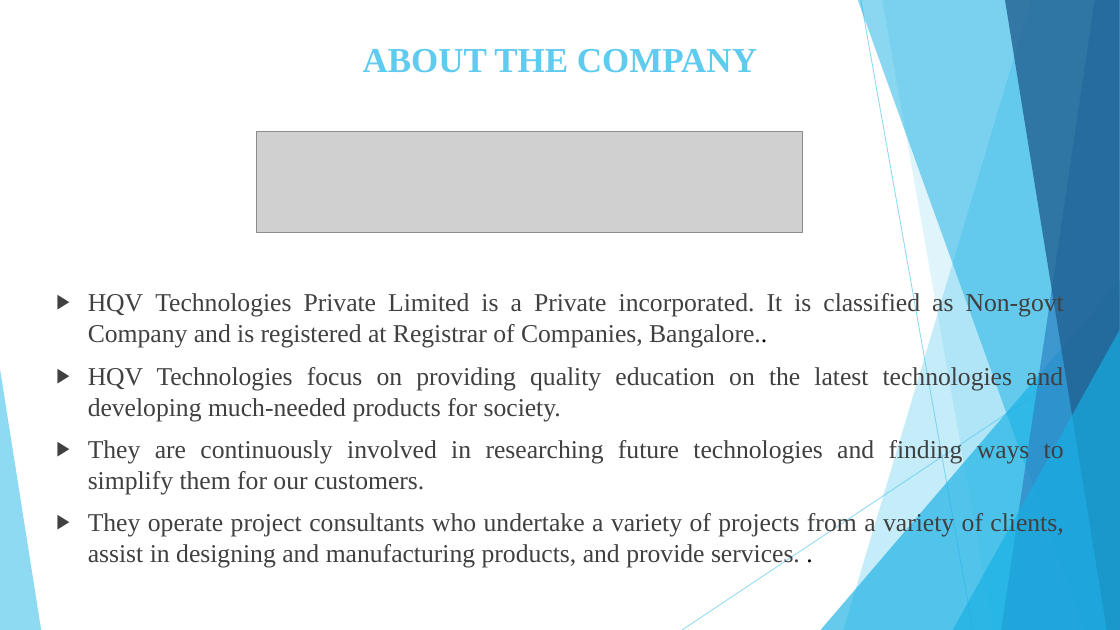
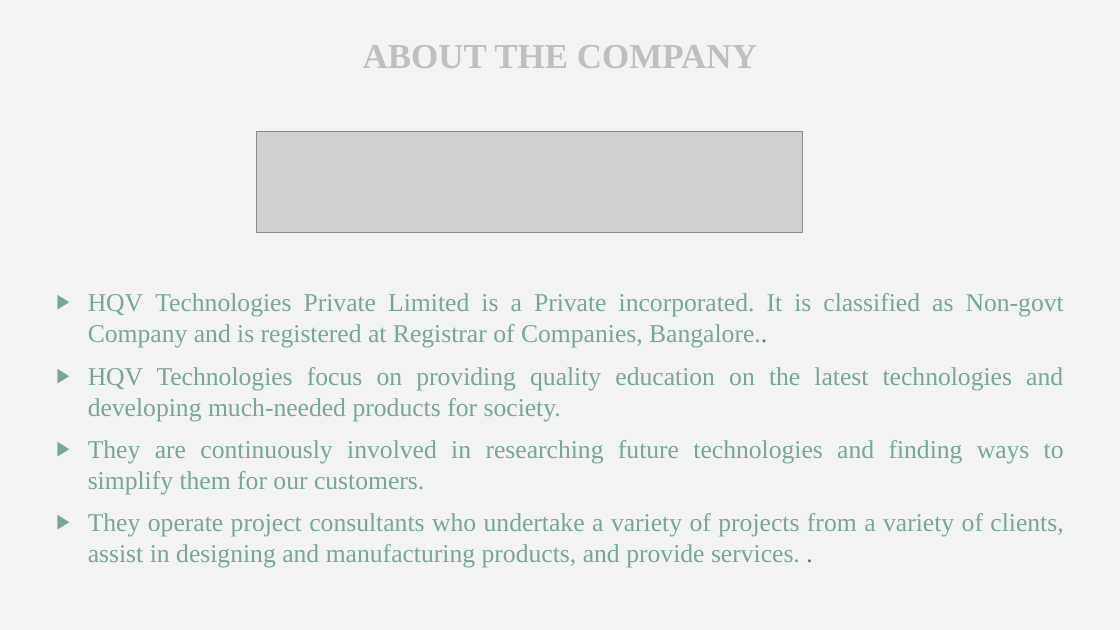
Before and after one commit to Mohammed-Jabi/Internship-Reports, a slide deck: slide 3 of Internship Presentation.pptx. Drawn at 1120x630 pixels with LibreOffice and Linux fonts; fonts in the diff are those of the drawing; grey boxes stand for pictures. Boxes give left, top, right and bottom in pixels: in the first picture for what was removed or moved away, otherwise in the second. Text is boxed around its words. In the diff, an @@ line names an element or a change of style, - is before the commit and + after.

```diff
--- a/Internship Presentation.pptx
+++ b/Internship Presentation.pptx
@@ background #FFFFFF to #F3F3F3 @@
@@ title "ABOUT THE COMPANY" at bbox=[363, 45, 757, 68]: text colour #5FCBEF to #BFBFBF @@
@@ text "HQV Technologies Private Limited is ..." at bbox=[88, 293, 1064, 568]: text colour #404040 to #78A69B; text colour #000000 to #547F75 in "Bangalore..", "." @@
@@ group removed at bbox=[0, 0, 1120, 630]: 5 freeform shapes, 3 triangles, 2 lines @@
```
Also in this commit, not shown: 24 other slides changed.
